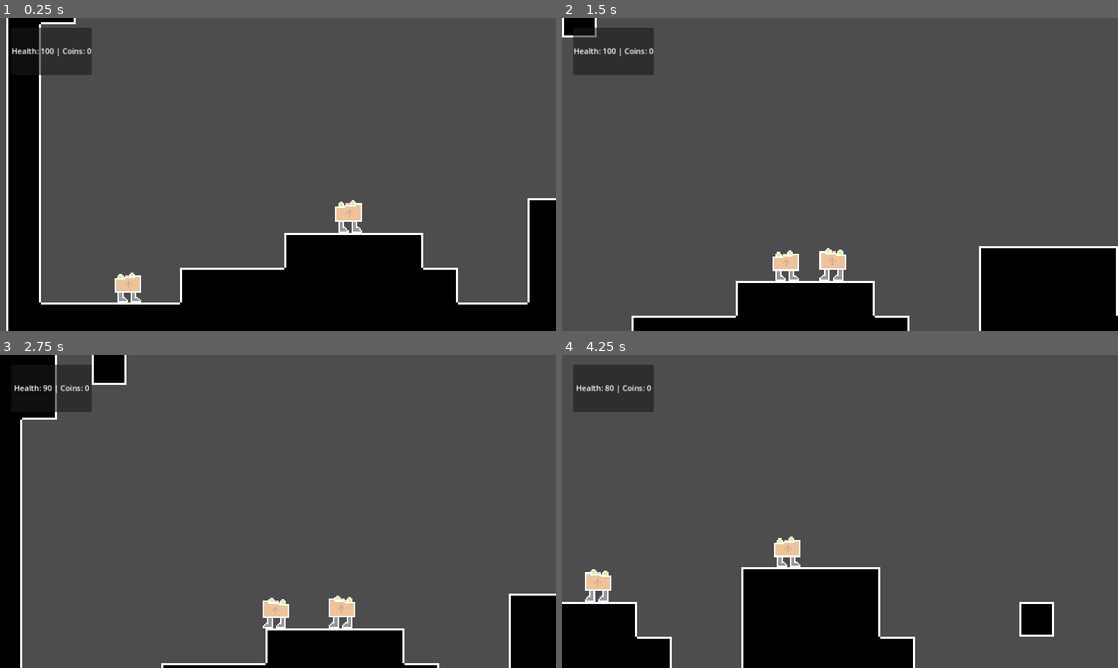
Above: before the commit, frames 1-4 (two rows, left to right).
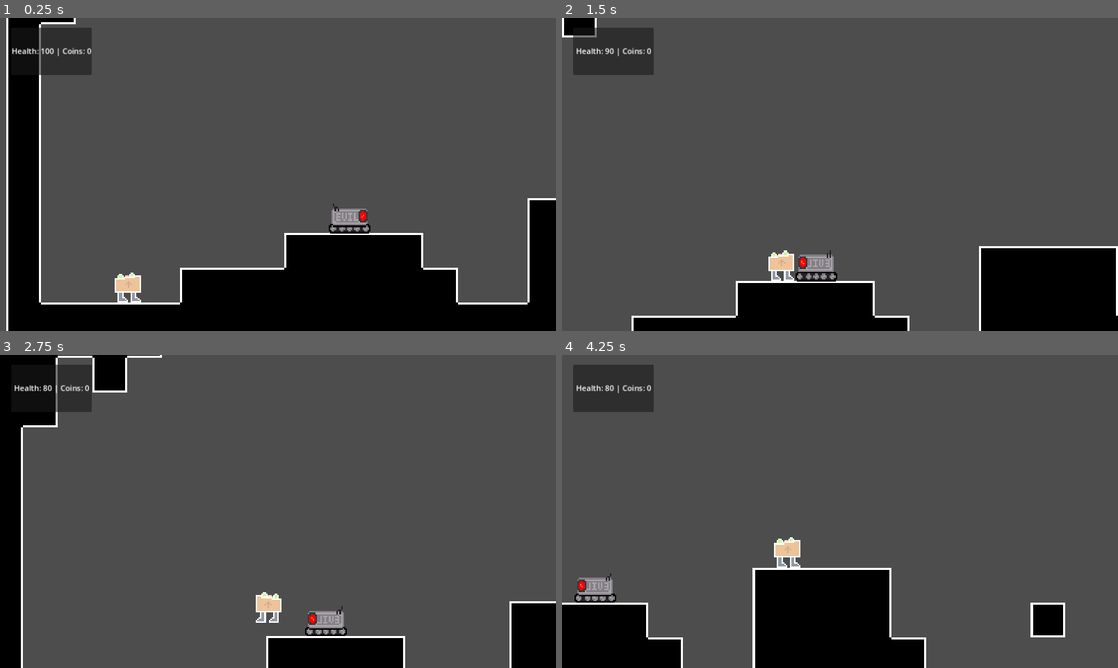
Above: after the commit, the same moments.

Repository: ShardHero/Main
Game: Godot game, scene res://scenes/level1.tscn
Same seed, same stepped clock (60 frames per second), same inputs: the game is played once before the commit and once after it.
Inputs:
- Up to frame 1 (0.25 s): no input
- Up to frame 2 (1.5 s): tap Enter (ui_accept) at 0.5, 0.77 s; hold Right (ui_right) from 0.53 s (still down)
- Up to frame 3 (2.75 s): tap Enter (ui_accept) at 1.52 s; release Right (ui_right) at 2.03 s; hold Left (ui_left) from 2.03 s (still down)
- Up to frame 4 (4.25 s): release Left (ui_left) at 2.78 s; hold Right (ui_right) from 2.78 s (still down); tap Enter (ui_accept) at 3.02, 3.77 s

The runs differ from the first frame. In frame 1, 0.6% of the frame differs, in the area x 59-67%, y 58-69%; in frame 2, 1.2%; in frame 3, 3.4%; in frame 4, 3.4%, in the area x 0-91%, y 58-100%.

Commit message:
edited patrolling enemy and gave sprite/animation

Diff:
--- a/scenes/enemyPatrolling.tscn
+++ b/scenes/enemyPatrolling.tscn
@@ -1,13 +1,38 @@
-[gd_scene load_steps=5 format=3 uid="uid://sjigmrytna27"]
+[gd_scene load_steps=9 format=3 uid="uid://sjigmrytna27"]
 
-[ext_resource type="Texture2D" uid="uid://cfvsksafbly8o" path="res://assets/art/concept_char_sprite.png" id="1_v7pvj"]
 [ext_resource type="Script" path="res://scenes/enemyPatrolling.gd" id="1_v8h2g"]
+[ext_resource type="Texture2D" uid="uid://2q3u3w0pcfva" path="res://assets/art/patroller.png" id="2_wceqa"]
+
+[sub_resource type="AtlasTexture" id="AtlasTexture_kfci6"]
+atlas = ExtResource("2_wceqa")
+region = Rect2(0, 0, 32, 32)
+
+[sub_resource type="AtlasTexture" id="AtlasTexture_o0oy7"]
+atlas = ExtResource("2_wceqa")
+region = Rect2(32, 0, 32, 32)
+
+[sub_resource type="AtlasTexture" id="AtlasTexture_axh2p"]
+atlas = ExtResource("2_wceqa")
+region = Rect2(64, 0, 32, 32)
+
+[sub_resource type="AtlasTexture" id="AtlasTexture_nwoge"]
+atlas = ExtResource("2_wceqa")
+region = Rect2(96, 0, 32, 32)
 
 [sub_resource type="SpriteFrames" id="SpriteFrames_5axjp"]
 animations = [{
 "frames": [{
 "duration": 1.0,
-"texture": ExtResource("1_v7pvj")
+"texture": SubResource("AtlasTexture_kfci6")
+}, {
+"duration": 1.0,
+"texture": SubResource("AtlasTexture_o0oy7")
+}, {
+"duration": 1.0,
+"texture": SubResource("AtlasTexture_axh2p")
+}, {
+"duration": 1.0,
+"texture": SubResource("AtlasTexture_nwoge")
 }],
 "loop": true,
 "name": &"default",
@@ -15,7 +40,7 @@
 }]
 
 [sub_resource type="RectangleShape2D" id="RectangleShape2D_y6jod"]
-size = Vector2(38, 45.75)
+size = Vector2(58, 36)
 
 [node name="enemyPatrolling" type="CharacterBody2D"]
 script = ExtResource("1_v8h2g")
@@ -25,14 +50,18 @@
 position = Vector2(2, -3)
 scale = Vector2(2.0625, 2.15625)
 sprite_frames = SubResource("SpriteFrames_5axjp")
+autoplay = "default"
+frame = 1
+frame_progress = 0.194609
 
 [node name="CollisionShape2D" type="CollisionShape2D" parent="."]
-position = Vector2(0, 0.125)
+position = Vector2(2, 11)
 shape = SubResource("RectangleShape2D_y6jod")
 
 [node name="FallingCheck" type="RayCast2D" parent="."]
-position = Vector2(18, 0)
+position = Vector2(32, 2)
 target_position = Vector2(0, 29)
 
 [node name="WallCheck" type="RayCast2D" parent="."]
+position = Vector2(13, 0)
 target_position = Vector2(20, 0)
Binary file added: assets/art/patroller.png
Not shown: 2 places in scenes/level1.tscn that only renumber resources
